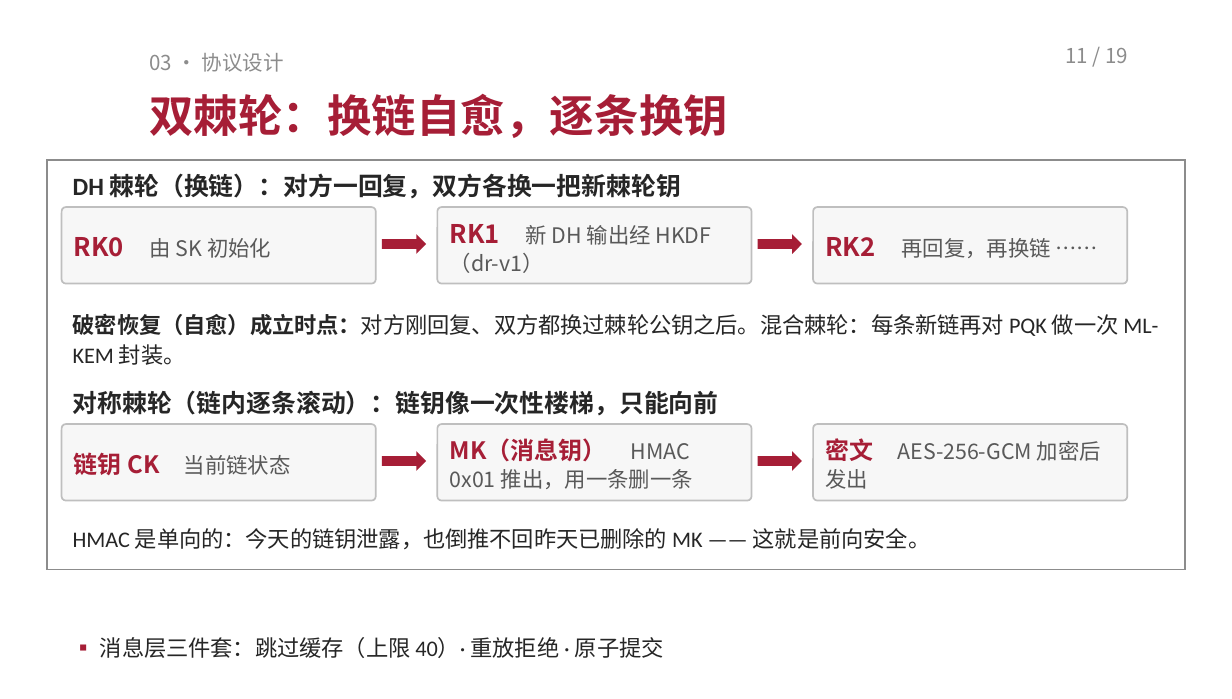
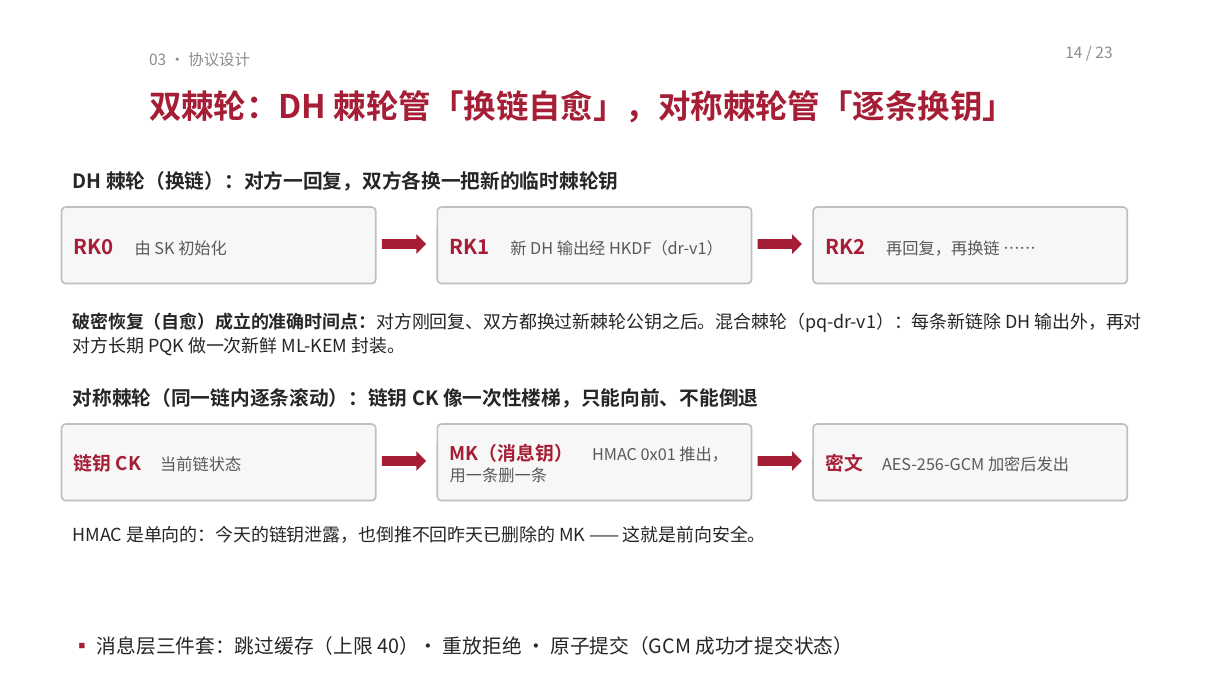
Before and after one commit to TomHaoZi/ECNUchat, a slide deck: slide 14 of 中期汇报/ECNUchat-中期汇报.pptx (slide 11 before the commit). Drawn at 1232x699 pixels with LibreOffice and Linux fonts; fonts in the diff are those of the drawing. Boxes give left, top, right and bottom in pixels: in the first picture for what was removed or moved away, otherwise in the second. Text is boxed around its words. In the diff, an @@ line names an element or a change of style, - is before the commit and + after.

```diff
--- a/中期汇报/ECNUchat-中期汇报.pptx
+++ b/中期汇报/ECNUchat-中期汇报.pptx
@@ text "03 · 协议设计" at bbox=[149, 52, 250, 66]: size 12 to 9 pt @@
@@ text at bbox=[1065, 46, 1112, 58]: text changed; size 12 to 9 pt @@
-11 / 19
+14 / 23
@@ text at bbox=[149, 90, 1015, 123]: text changed; size 26 to 19 pt @@
-双棘轮：换链自愈，逐条换钥
+双棘轮：DH 棘轮管「换链自愈」，对称棘轮管「逐条换钥」
@@ rectangle removed at bbox=[47, 160, 1185, 569] @@
@@ text at bbox=[73, 171, 618, 191]: text changed; size 14.5 to 11.5 pt; font Calibri to Noto Sans CJK SC @@
-DH 棘轮（换链）：对方一回复，双方各换一把新棘轮钥
+DH 棘轮（换链）：对方一回复，双方各换一把新的临时棘轮钥
@@ rounded rectangle "RK0 由 SK 初始化" at bbox=[62, 207, 376, 283]: size 15 to 12 pt in "RK0"; size 12.5 to 9.5 pt in "由 SK 初始化" @@
@@ rounded rectangle "RK1 新 DH 输出经 HKDF（dr-v1）" at bbox=[437, 207, 752, 283]: size 15 to 12 pt in "RK1"; size 12.5 to 9.5 pt in "新 DH 输出经 HKDF（dr-v1）" @@
@@ rounded rectangle "RK2 再回复，再换链 ……" at bbox=[813, 207, 1127, 283]: size 15 to 12 pt in "RK2"; size 12.5 to 9.5 pt in "再回复，再换链 ……" @@
@@ text at bbox=[73, 312, 1142, 356]: text changed; size 13 to 10.5 pt; font Calibri to Noto Sans CJK SC @@
-破密恢复（自愈）成立时点：对方刚回复、双方都换过棘轮公钥之后。混合棘轮：每条新链再对 PQK 做一次 ML-KEM 封装。
+破密恢复（自愈）成立的准确时间点：对方刚回复、双方都换过新棘轮公钥之后。混合棘轮（pq-dr-v1）：每条新链除 DH 输出外，再对对方长期 PQK 做一次新鲜 ML-KEM 封装。
@@ text at bbox=[73, 388, 758, 408]: text changed; size 14.5 to 11.5 pt; font Calibri to Noto Sans CJK SC @@
-对称棘轮（链内逐条滚动）：链钥像一次性楼梯，只能向前
+对称棘轮（同一链内逐条滚动）：链钥 CK 像一次性楼梯，只能向前、不能倒退
@@ rounded rectangle "链钥 CK 当前链状态" at bbox=[62, 424, 376, 500]: size 14 to 11 pt in "链钥 CK"; size 12.5 to 9.5 pt in "当前链状态" @@
@@ rounded rectangle "MK（消息钥） HMAC 0x01 推出，用一条删一条" at bbox=[437, 424, 752, 500]: size 14 to 11 pt in "MK（消息钥）"; size 12.5 to 9.5 pt in "HMAC 0x01 推出，用一条删一条" @@
@@ rounded rectangle "密文 AES-256-GCM 加密后发出" at bbox=[813, 424, 1127, 500]: size 14 to 11 pt in "密文"; size 12.5 to 9.5 pt in "AES-256-GCM 加密后发出" @@
@@ text "HMAC 是单向的：今天的链钥泄露，也倒推不回昨天已删除的 MK —— 这就是前向安全。" at bbox=[73, 526, 766, 543]: size 13 to 10.5 pt, font Calibri to Noto Sans CJK SC; line spacing 1.15 to 1.1; less space between paragraphs @@
@@ text at bbox=[97, 636, 853, 655]: text changed; size 13 to 11.5 pt; font Calibri to Noto Sans CJK SC @@
-▪ 消息层三件套：跳过缓存（上限 40）· 重放拒绝 · 原子提交
+▪ 消息层三件套：跳过缓存（上限 40）· 重放拒绝 · 原子提交（GCM 成功才提交状态）
```
Also in this commit, not shown: 16 other slides changed, 4 slides added, 3 other files.
